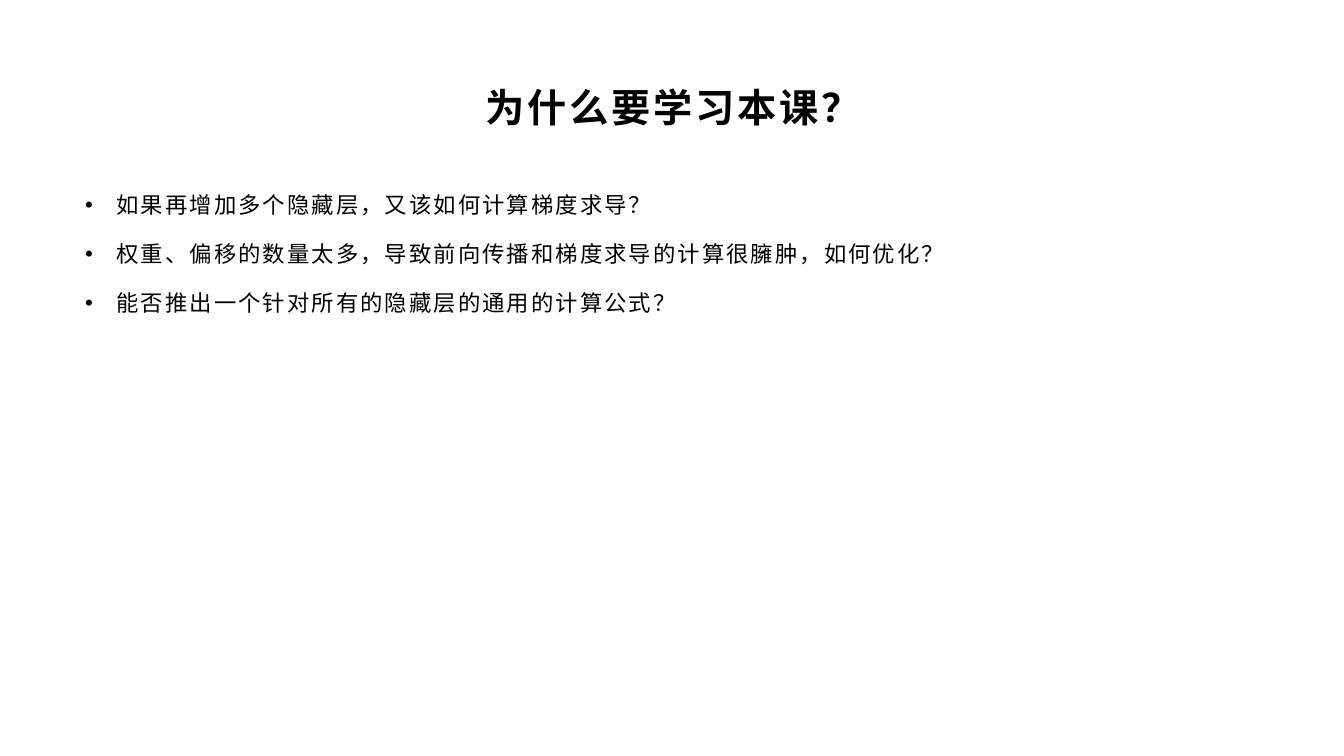
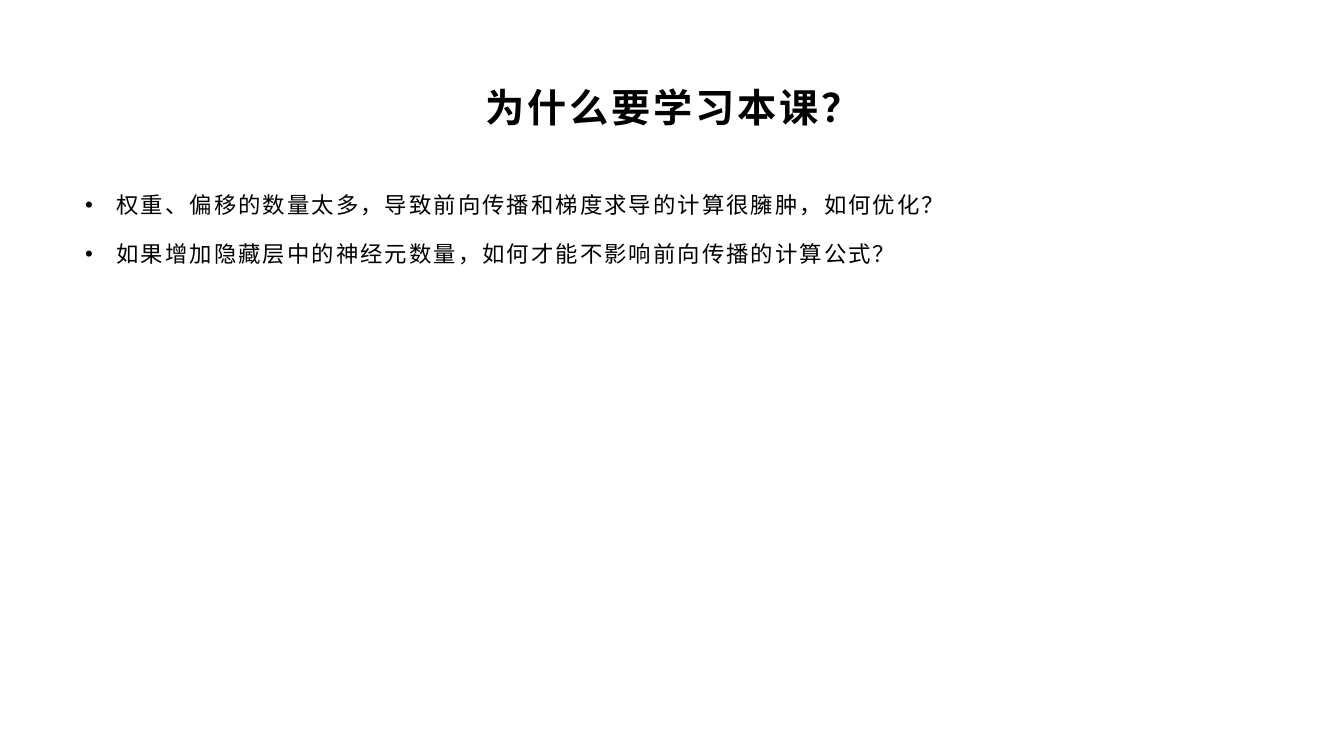
Before and after one commit to yyc-git/DeepLearningEdu, a slide deck: slide 5 of lessons/3_derivation/ppt/全连接层的前向和后向传播推导.pptx (slide 4 before the commit). Drawn at 1344x756 pixels with LibreOffice and Linux fonts; fonts in the diff are those of the drawing; background and template pictures are left out. Boxes give left, top, right and bottom in pixels: in the first picture for what was removed or moved away, otherwise in the second. Text is boxed around its words. In the diff, an @@ line names an element or a change of style, - is before the commit and + after.

```diff
--- a/lessons/3_derivation/ppt/全连接层的前向和后向传播推导.pptx
+++ b/lessons/3_derivation/ppt/全连接层的前向和后向传播推导.pptx
@@ text at [117, 194, 652, 216]: paragraph removed @@
-• 如果再增加多个隐藏层，又该如何计算梯度求导？
@@ text at [117, 243, 896, 265]: text changed @@
-• 能否推出一个针对所有的隐藏层的通用的计算公式？
+• 如果增加隐藏层中的神经元数量，如何才能不影响前向传播的计算公式？
```
Also in this commit, not shown: 3 other slides changed, 4 slides added, 32 other files.
